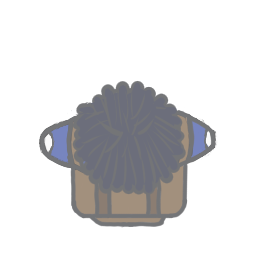
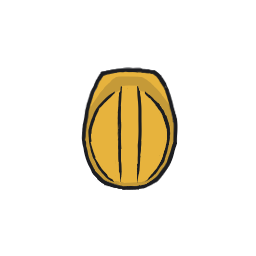
Layered file, before and after one edit (256x256). Changes by layer:
showed group "HardHat" (2 layers) over bbox(64, 67, 192, 192)
hid group "Player" (4 layers) over bbox(39, 67, 218, 228)
